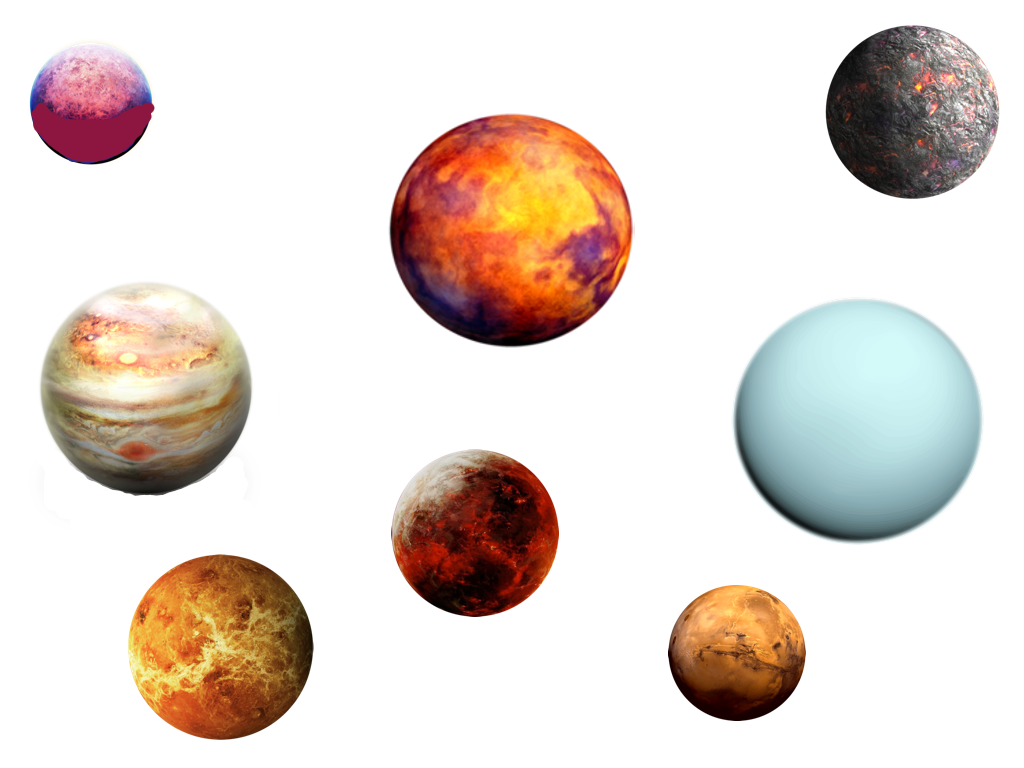
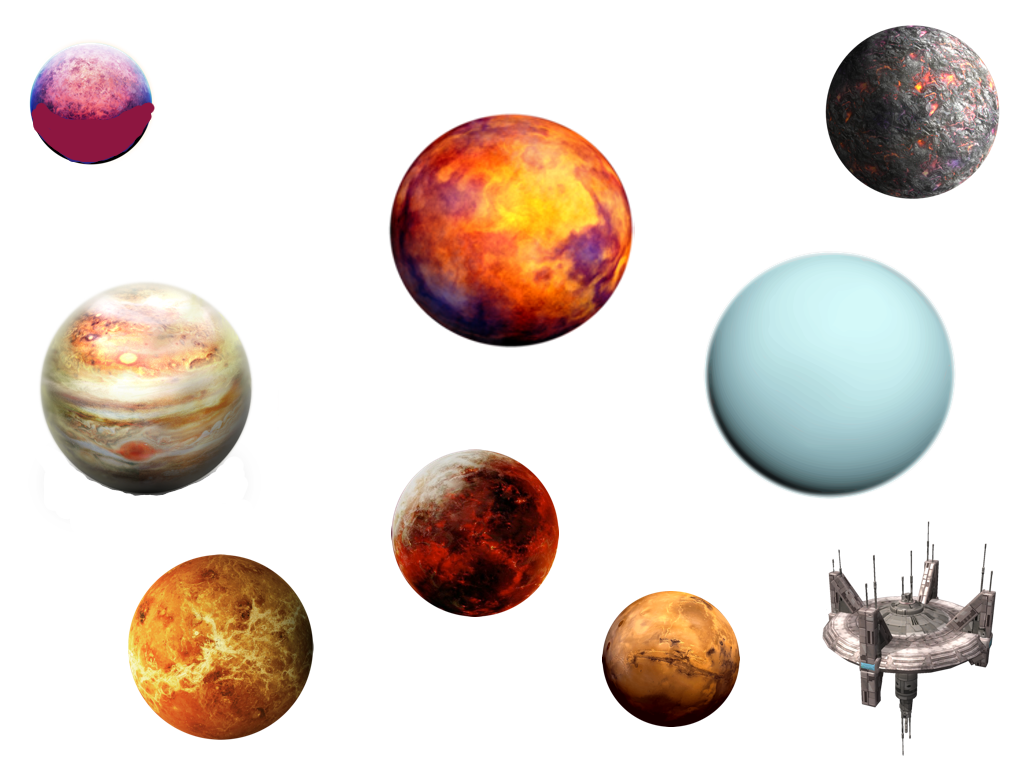
Comparing the layer stacks of the two 1024×768 images. Changes:
added layer "outpost" above "crommyon" over 747, 251, 997, 756
renamed "Paint Layer 3(pasted)" to "crommyon", painted on it over 602, 576, 832, 727
painted on "Paint Layer 3(pasted)" (2nd of 5) over 605, 268, 768, 640
renamed "Paint Layer 3(pasted)" to "elatus", painted on it over 688, 251, 997, 595
painted on "Paint Layer 3(pasted)" (3rd of 5) over 605, 268, 768, 640
painted on "Paint Layer 2(pasted)" over 703, 337, 710, 412
